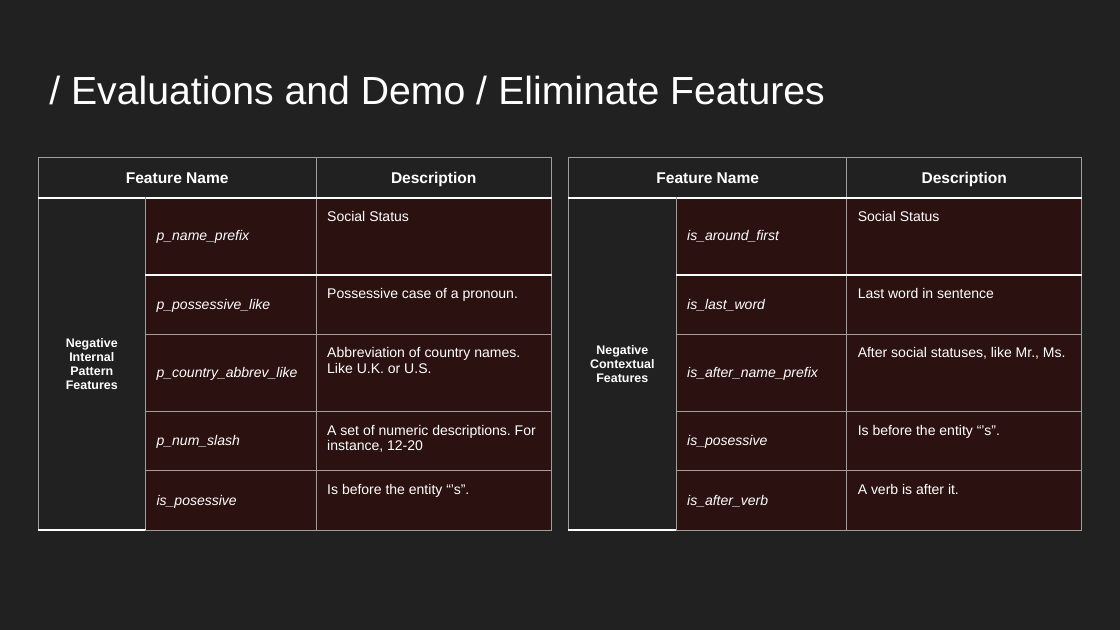
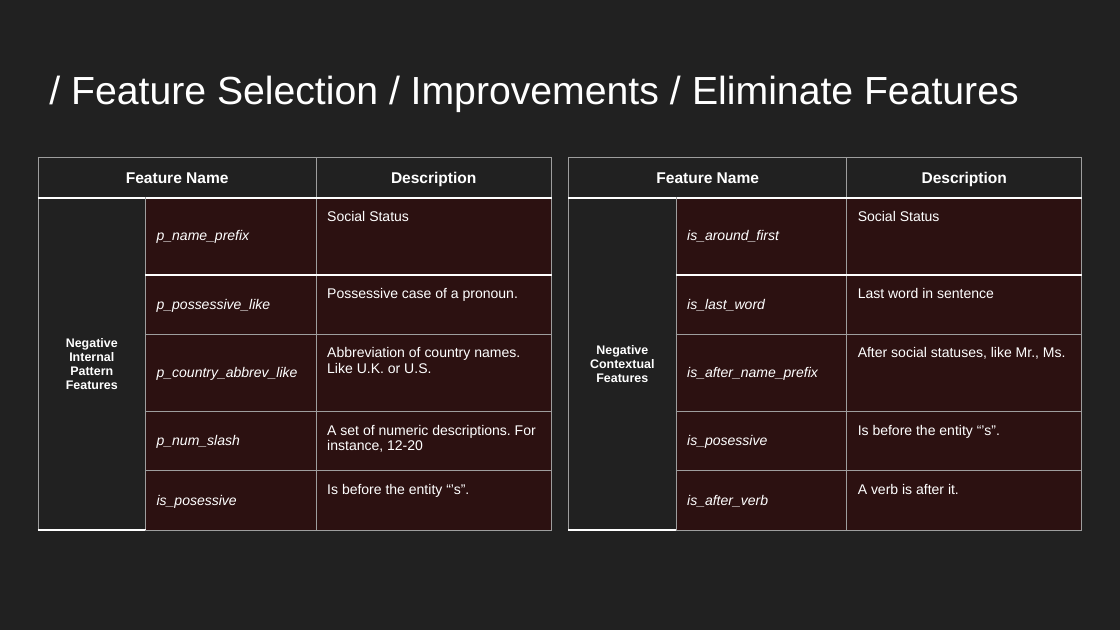
Before and after one commit to YanzhenHuang/CISC3025-Name-Entity, a slide deck: slide 10 of CISC3025-Project3-Presentation.pptx (slide 18 before the commit). Drawn at 1120x630 pixels with LibreOffice and Linux fonts; fonts in the diff are those of the drawing. Boxes give left, top, right and bottom in pixels: in the first picture for what was removed or moved away, otherwise in the second. Text is boxed around its words. In the diff, an @@ line names an element or a change of style, - is before the commit and + after.

```diff
--- a/CISC3025-Project3-Presentation.pptx
+++ b/CISC3025-Project3-Presentation.pptx
@@ title at (71, 75, 1019, 112): text changed @@
-/ Evaluations and Demo / Eliminate Features
+/ Feature Selection / Improvements / Eliminate Features
```
Also in this commit, not shown: 3 other slides changed, 2 slides added, 1 slide removed.
